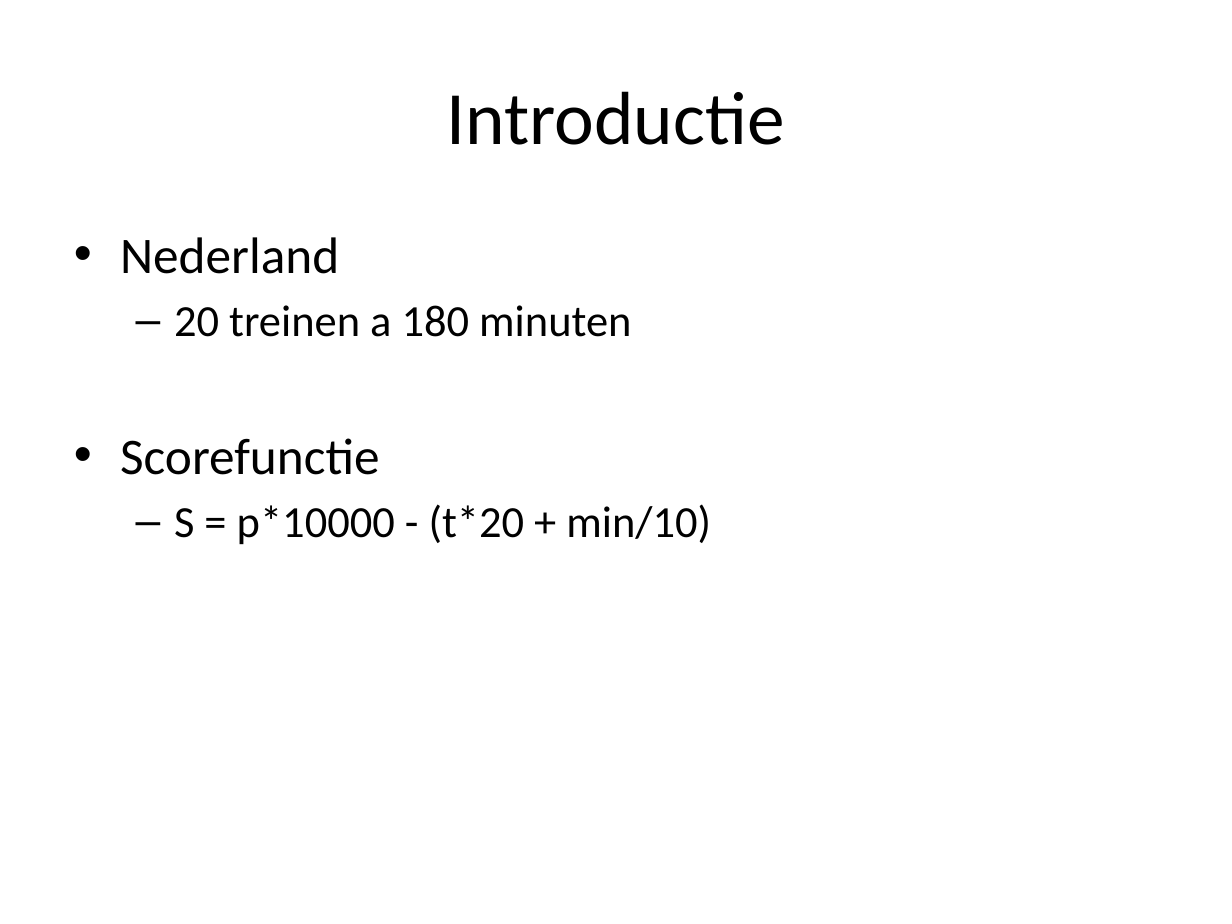
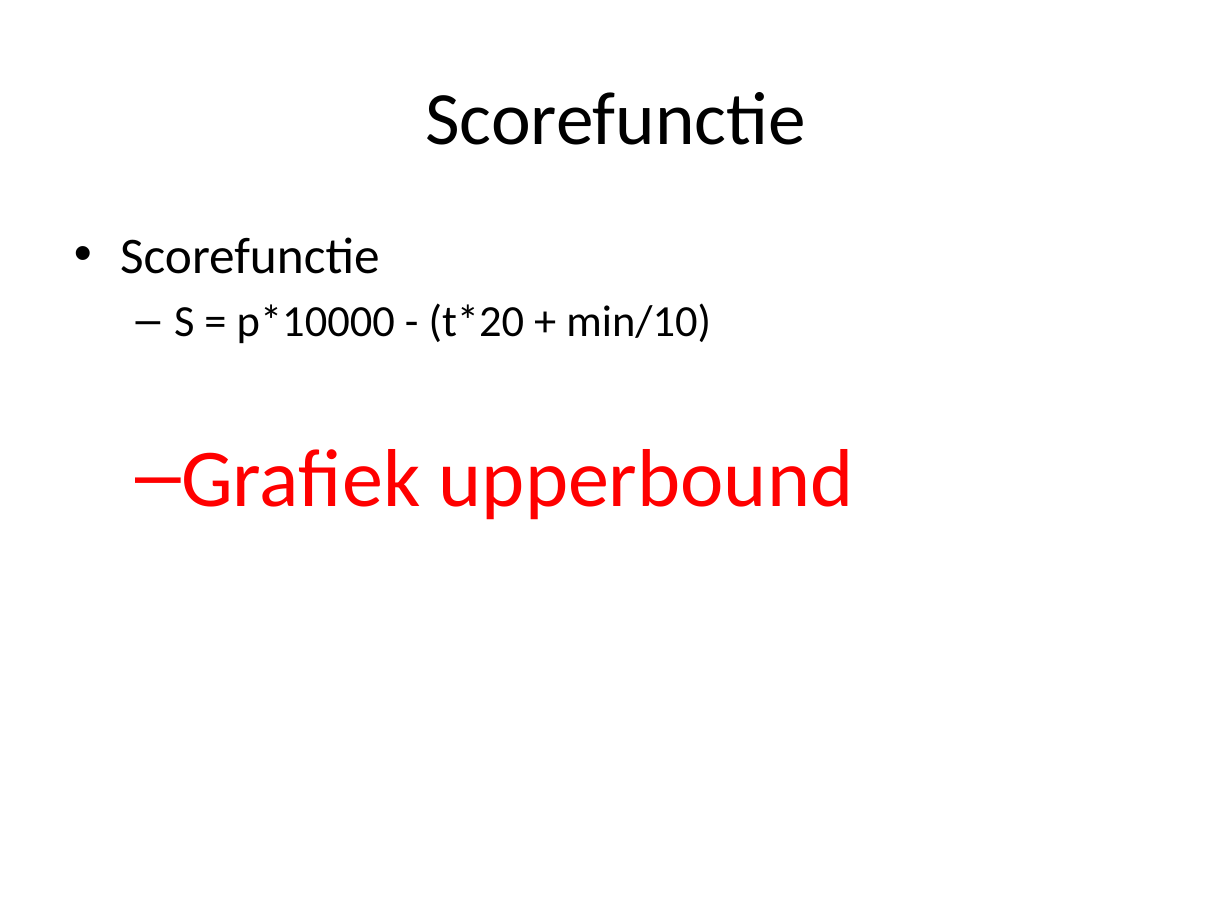
Before and after one commit to joosthintzen40/railNL, a slide deck: slide 3 of Presentaties/Eindpresentatie.pptx (slide 5 before the commit). Drawn at 1232x924 pixels with LibreOffice and Linux fonts; fonts in the diff are those of the drawing; background and template pictures are left out. Boxes give left, top, right and bottom in pixels: in the first picture for what was removed or moved away, otherwise in the second. Text is boxed around its words. In the diff, an @@ line names an element or a change of style, - is before the commit and + after.

```diff
--- a/Presentaties/Eindpresentatie.pptx
+++ b/Presentaties/Eindpresentatie.pptx
@@ title at (425,92,806,145): text changed @@
-Introductie
+Scorefunctie
@@ text at (120,237,631,337): paragraphs removed @@
-• Nederland
-  – 20 treinen a 180 minuten
@@ text at (181,449,853,520): paragraph added @@
+  – Grafiek upperbound
```
Also in this commit, not shown: 1 other slide changed, 1 slide added, 3 slides removed, 3 other files.
